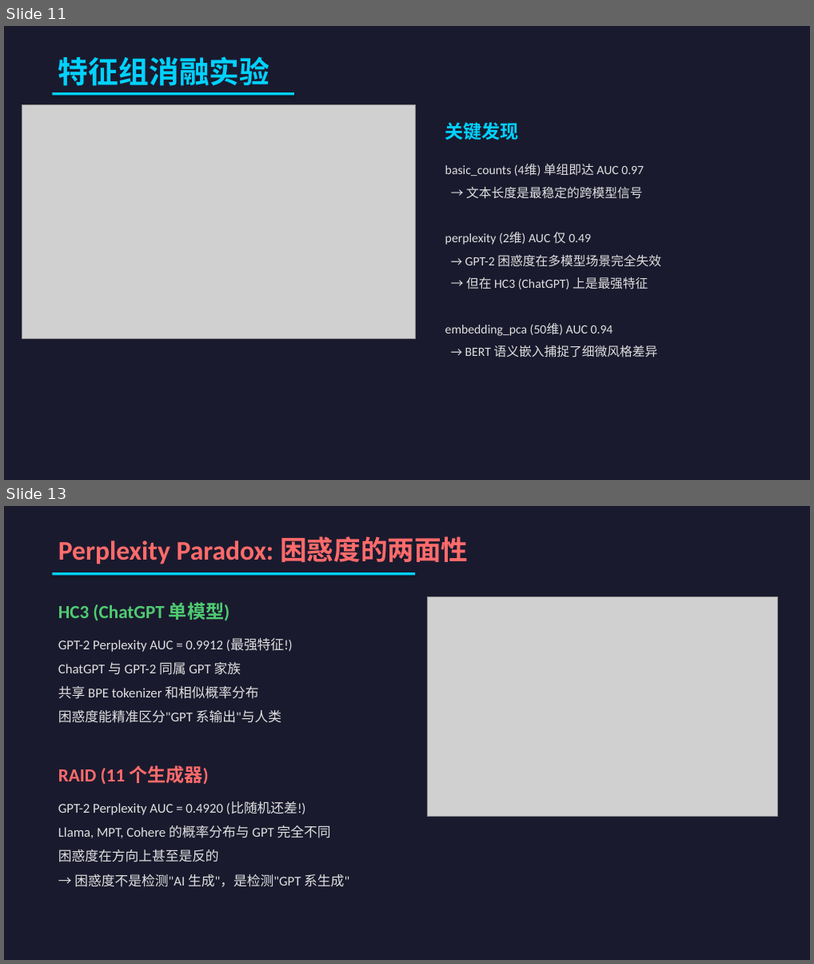
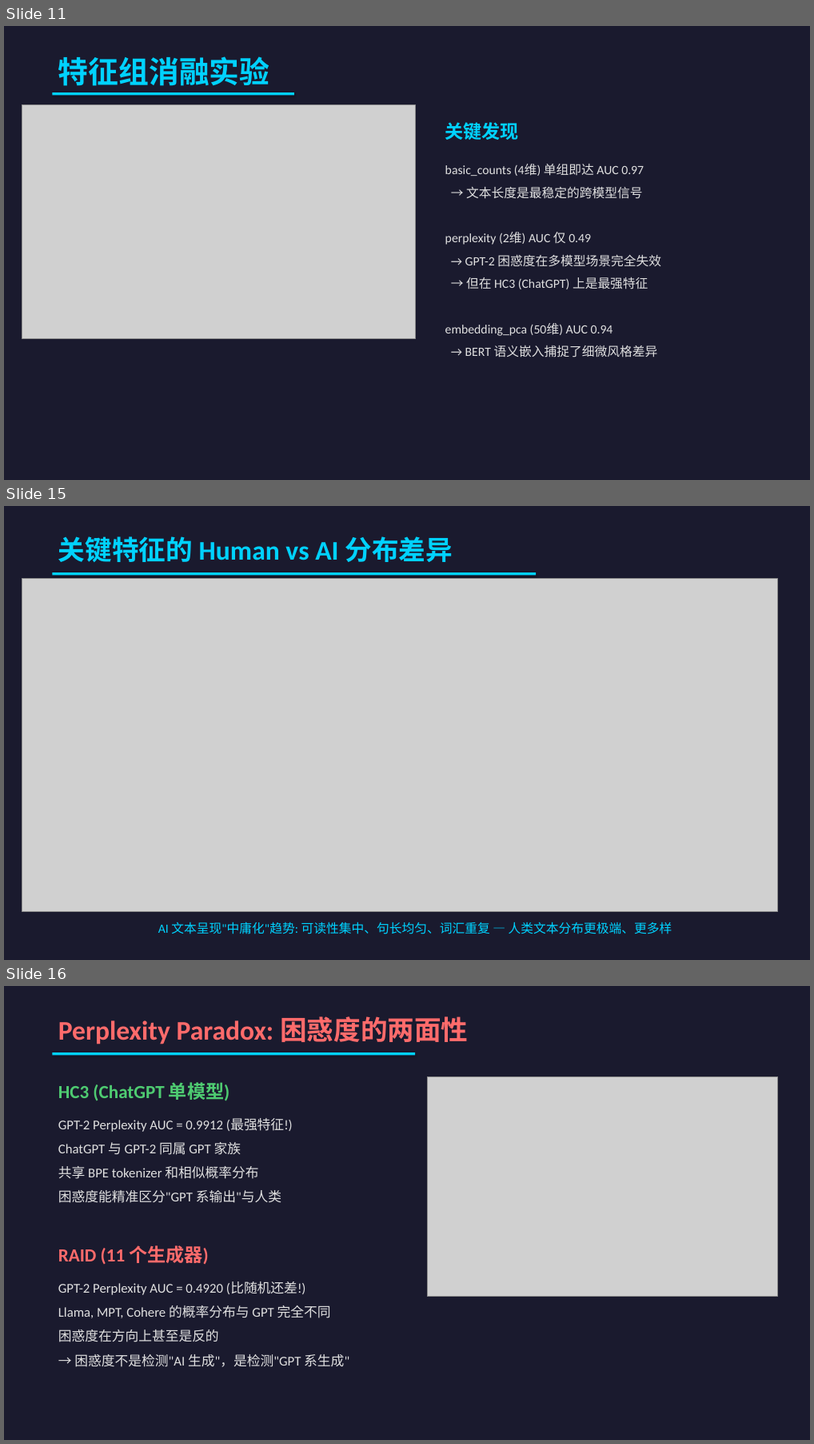
Before and after one commit to HaibinLai/HC3, a slide deck: reports/AIGC_Detection_Presentation.pptx. Shown one above the other, each under a label of ours: slides 11 and 13 before the commit, slides 11, 15 and 16 after it; the slides between them are not shown. The pictures are 814x964 and 814x1444 pixels, drawn with LibreOffice and Linux fonts; fonts in the diff are those of the drawing; grey boxes stand for pictures. Boxes give left, top, right and bottom in pixels: in the first picture for what was removed or moved away, otherwise in the second. Text is boxed around its words. In the diff, an @@ line names an element or a change of style, - is before the commit and + after.

```diff
--- a/reports/AIGC_Detection_Presentation.pptx
+++ b/reports/AIGC_Detection_Presentation.pptx
@@ slide 15 added at (x1=4, y1=506, x2=810, y2=960), background #1A1A2E @@
@@ text added at (x1=58, y1=536, x2=452, y2=562), 32 pt, text #00D2FF, bold @@
+关键特征的 Human vs AI 分布差异
@@ rectangle added at (x1=52, y1=572, x2=536, y2=575), fill #00D2FF @@
@@ picture added at (x1=22, y1=579, x2=778, y2=912) @@
@@ text added at (x1=158, y1=921, x2=673, y2=934), 15 pt, text #00D2FF @@
+AI 文本呈现"中庸化"趋势: 可读性集中、句长均匀、词汇重复 — 人类文本分布更极端、更多样
@@ what was slide 13 is now slide 16 @@
```
Also in this commit, not shown: 2 other slides added, 5 other files.
